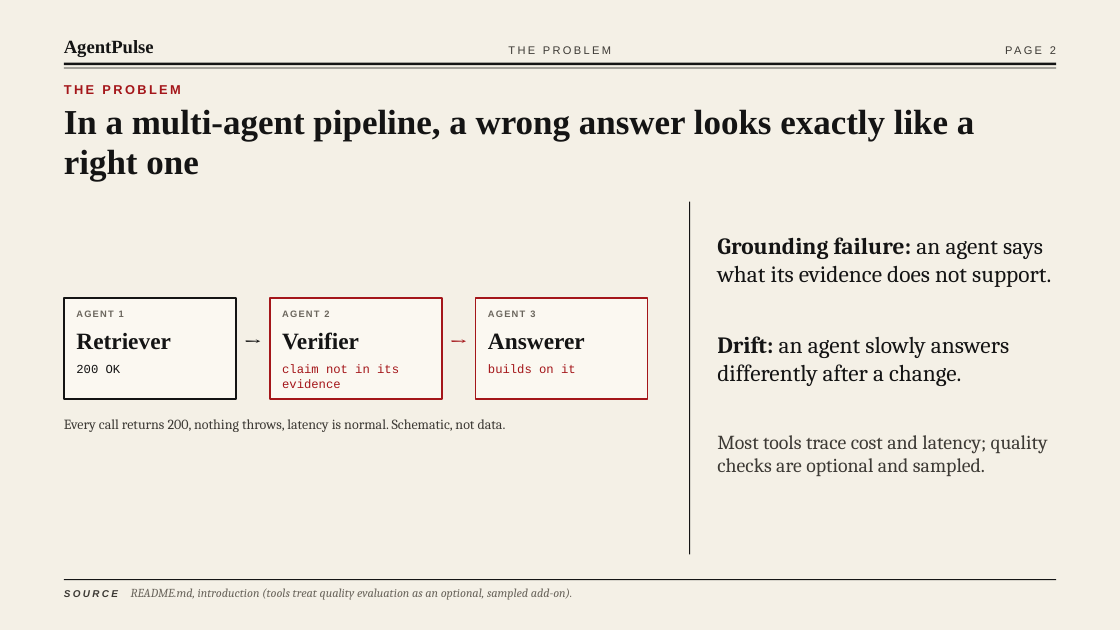
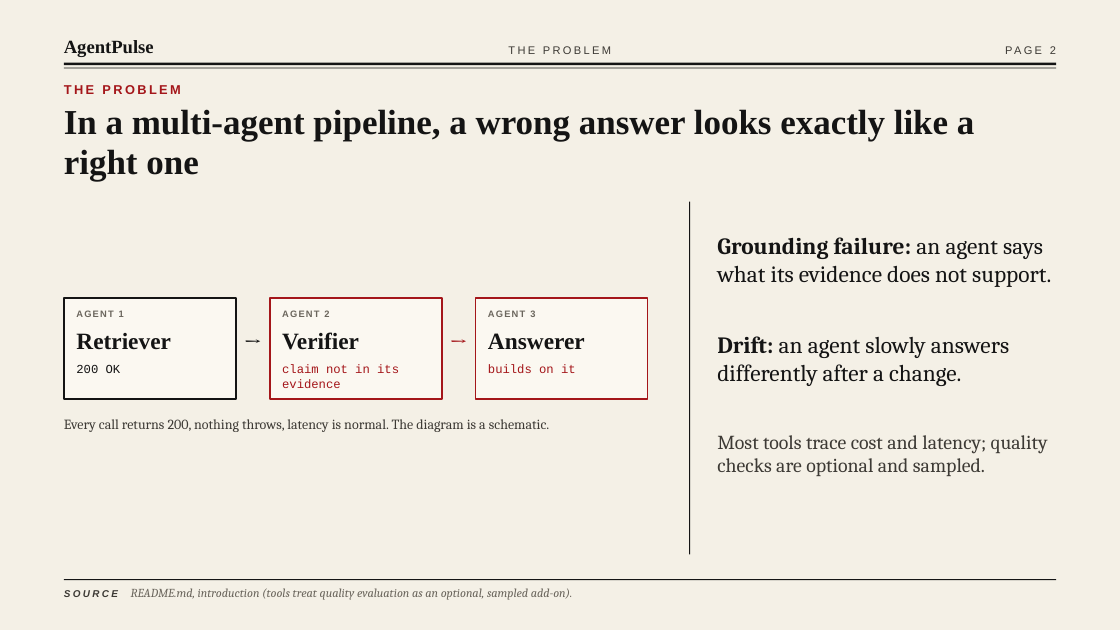
Before and after one commit to Soum-Code/agentpulse, a slide deck: slide 2 of presentation/viva/AgentPulse_Viva.pptx. Drawn at 1120x630 pixels with LibreOffice and Linux fonts; fonts in the diff are those of the drawing. Boxes give left, top, right and bottom in pixels: in the first picture for what was removed or moved away, otherwise in the second. Text is boxed around its words. In the diff, an @@ line names an element or a change of style, - is before the commit and + after.

```diff
--- a/presentation/viva/AgentPulse_Viva.pptx
+++ b/presentation/viva/AgentPulse_Viva.pptx
@@ text at [64,419,549,432]: text changed @@
-Every call returns 200, nothing throws, latency is normal. Schematic, not data.
+Every call returns 200, nothing throws, latency is normal. The diagram is a schematic.
```
Also in this commit, not shown: 2 other slides changed, 3 other files.
